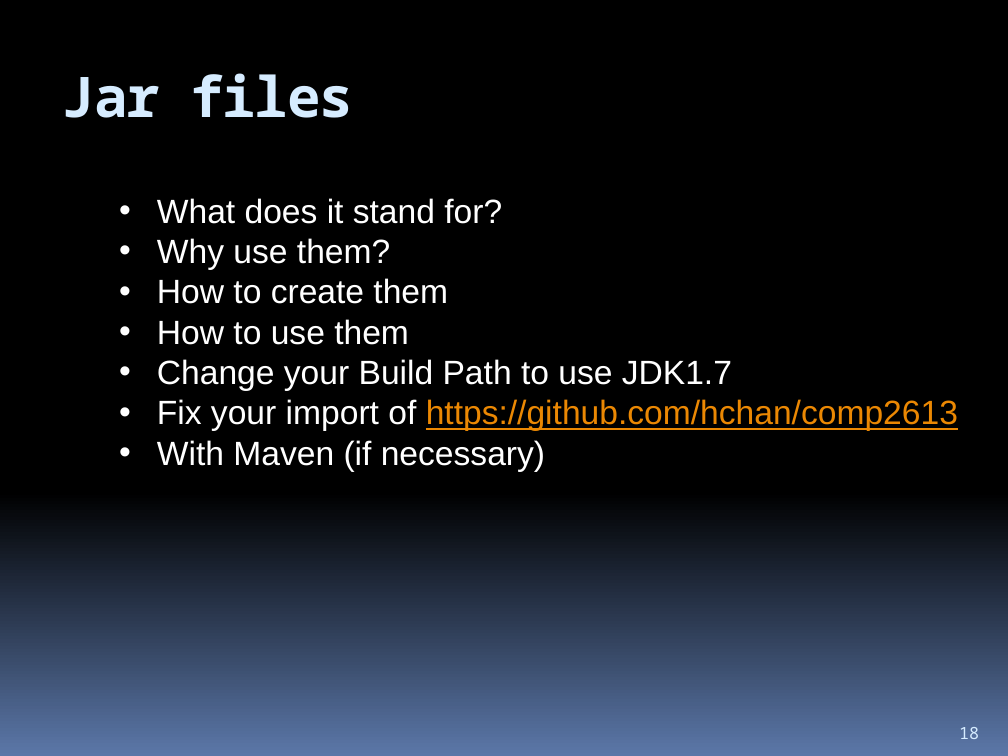
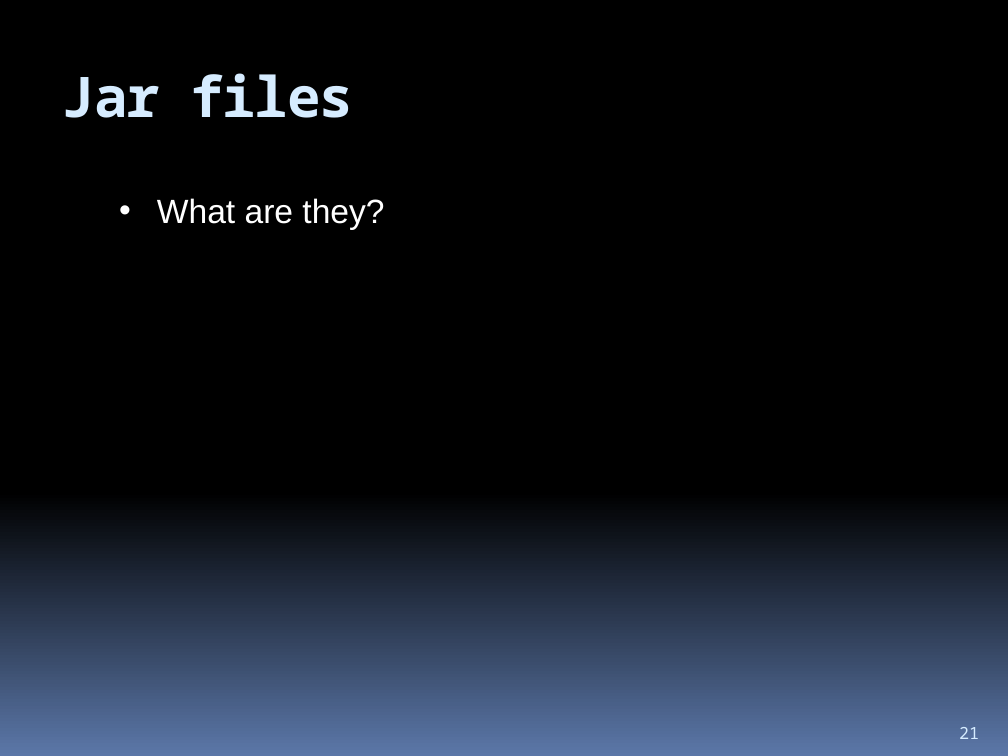
Before and after one commit to hchan/comp2613, a slide deck: slide 21 of coursePresentation.pptx (slide 18 before the commit). Drawn at 1008x756 pixels with LibreOffice and Linux fonts; fonts in the diff are those of the drawing. Boxes give left, top, right and bottom in pixels: in the first picture for what was removed or moved away, otherwise in the second. Text is boxed around its words. In the diff, an @@ line names an element or a change of style, - is before the commit and + after.

```diff
--- a/coursePresentation.pptx
+++ b/coursePresentation.pptx
@@ text at bbox=[157, 198, 384, 230]: text changed @@
-• What does it stand for?
-• Why use them?
-• How to create them
-• How to use them
-• Change your Build Path to use JDK1.7
-• Fix your import of https://github.com/hchan/comp2613
-• With Maven (if necessary)
+• What are they?
@@ page number at bbox=[959, 727, 979, 739]: text changed @@
-18
+21
```
Also in this commit, not shown: 2 other slides changed, 3 slides added, 11 other files.
